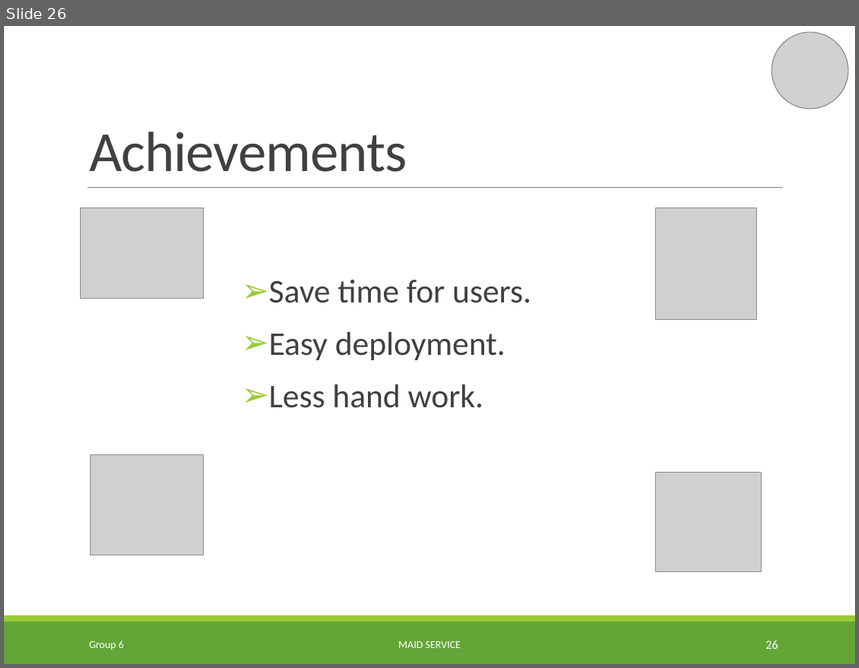
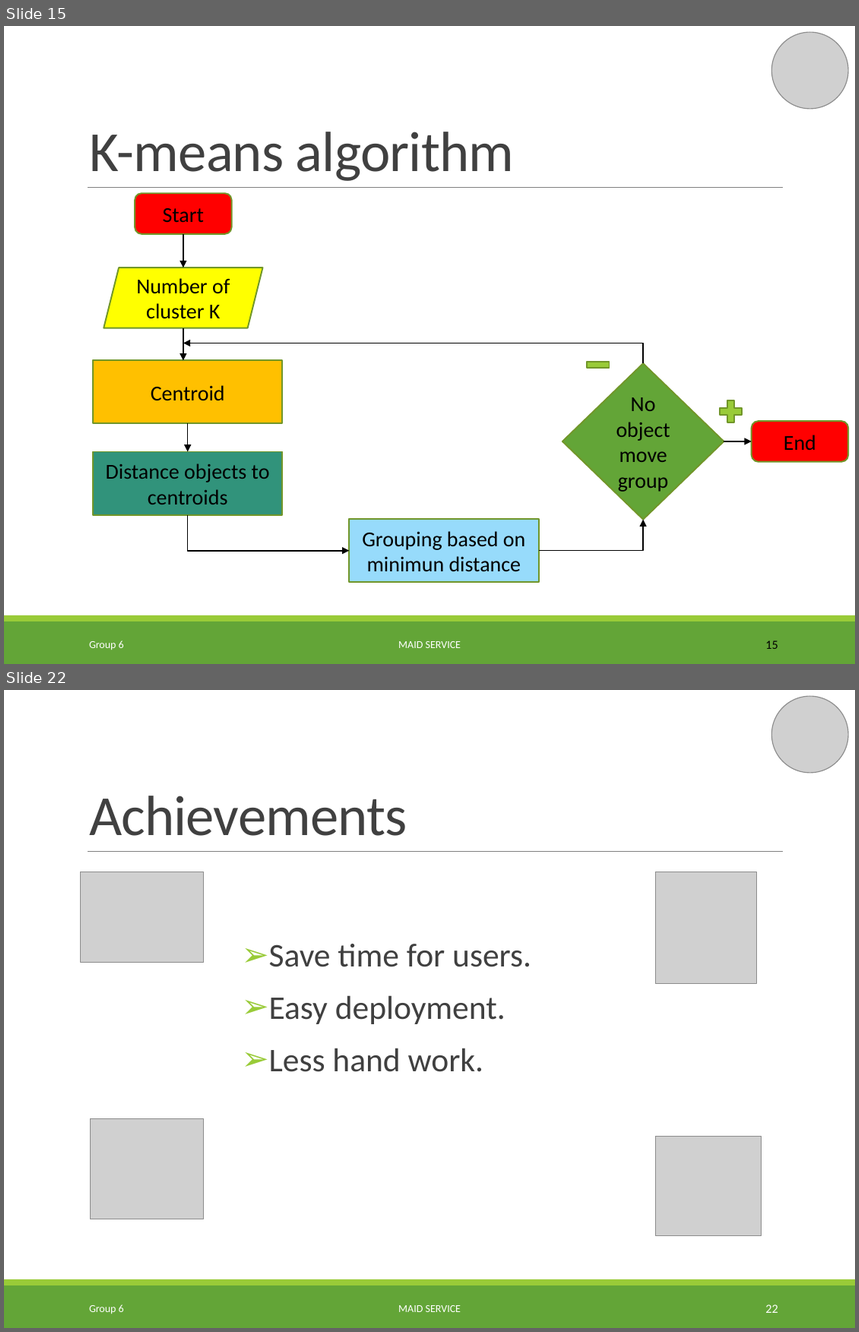
Before and after one commit to TuanBT/ms-website, a slide deck: Presentation/MS_Slide.pptx. Shown one above the other, each under a label of ours: slide 26 before the commit, slides 15 and 22 after it; the slides between them are not shown. The pictures are 859x668 and 859x1332 pixels, drawn with LibreOffice and Linux fonts; fonts in the diff are those of the drawing; grey boxes stand for pictures. Boxes give left, top, right and bottom in pixels: in the first picture for what was removed or moved away, otherwise in the second. Text is boxed around its words. In the diff, an @@ line names an element or a change of style, - is before the commit and + after.

```diff
--- a/Presentation/MS_Slide.pptx
+++ b/Presentation/MS_Slide.pptx
@@ slide 15 added at (x1=4, y1=26, x2=855, y2=664), background #FFFFFF; not listed: 3 template elements that a slide beside it also shows @@
@@ picture added at (x1=772, y1=32, x2=848, y2=109) @@
@@ title added at (x1=89, y1=132, x2=515, y2=181), 48 pt, text #404040 @@
+K-means algorithm
@@ rounded rectangle added at (x1=135, y1=194, x2=232, y2=234), fill #FF0000, outline #719629 1.25 pt, 18 pt, text #000000 @@
+Start
@@ arrow added from (183, 233) to (183, 268), #000000 1 pt @@
@@ parallelogram added at (x1=104, y1=268, x2=262, y2=328), fill #FFFF00, outline #719629 1.25 pt, 18 pt, text #000000 @@
+Number of cluster K
@@ arrow added from (183, 328) to (183, 360), #000000 1 pt @@
@@ elbow arrow added from (643, 364) to (183, 344), #000000 1 pt @@
@@ rectangle added at (x1=92, y1=360, x2=282, y2=423), fill #FFC000, outline #719629 1.25 pt, 18 pt, text #000000 @@
+Centroid
@@ diamond added at (x1=563, y1=364, x2=724, y2=520), fill #63A537, outline #719629 1.25 pt, 18 pt, text #000000 @@
+No object move group
@@ math minus added at (x1=583, y1=352, x2=614, y2=378), fill #99CB38, outline #719629 1.25 pt @@
@@ plus sign added at (x1=716, y1=396, x2=747, y2=426), fill #99CB38, outline #719629 1.25 pt @@
@@ arrow added from (188, 423) to (188, 452), #000000 1 pt @@
@@ rounded rectangle added at (x1=751, y1=421, x2=848, y2=461), fill #FF0000, outline #719629 1.25 pt, 18 pt, text #000000 @@
+End
@@ rectangle added at (x1=92, y1=452, x2=282, y2=515), fill #31937B, outline #719629 1.25 pt, 18 pt, text #000000 @@
+Distance objects to centroids
@@ arrow added from (724, 442) to (751, 442), #000000 1 pt @@
@@ elbow arrow added from (188, 515) to (350, 551), #000000 1 pt @@
@@ rectangle added at (x1=350, y1=520, x2=539, y2=582), fill #97DBFB, outline #719629 1.25 pt, 18 pt, text #000000 @@
+Grouping based on minimun distance
@@ elbow arrow added from (538, 551) to (643, 520), #000000 1 pt @@
@@ text added at (x1=89, y1=641, x2=124, y2=651), 9 pt, text #FFFFFF @@
+Group 6
@@ page number added at (x1=766, y1=641, x2=778, y2=649), 10.5 pt, text #000000 @@
+15
@@ text added at (x1=398, y1=642, x2=461, y2=648), 9 pt, text #FFFFFF @@
+MAID SERVICE
@@ what was slide 26 is now slide 22 @@
@@ page number at (x1=766, y1=1305, x2=778, y2=1313): text changed @@
-26
+22
```
Also in this commit, not shown: 17 slides changed, 1 other slide added, 6 slides removed.
